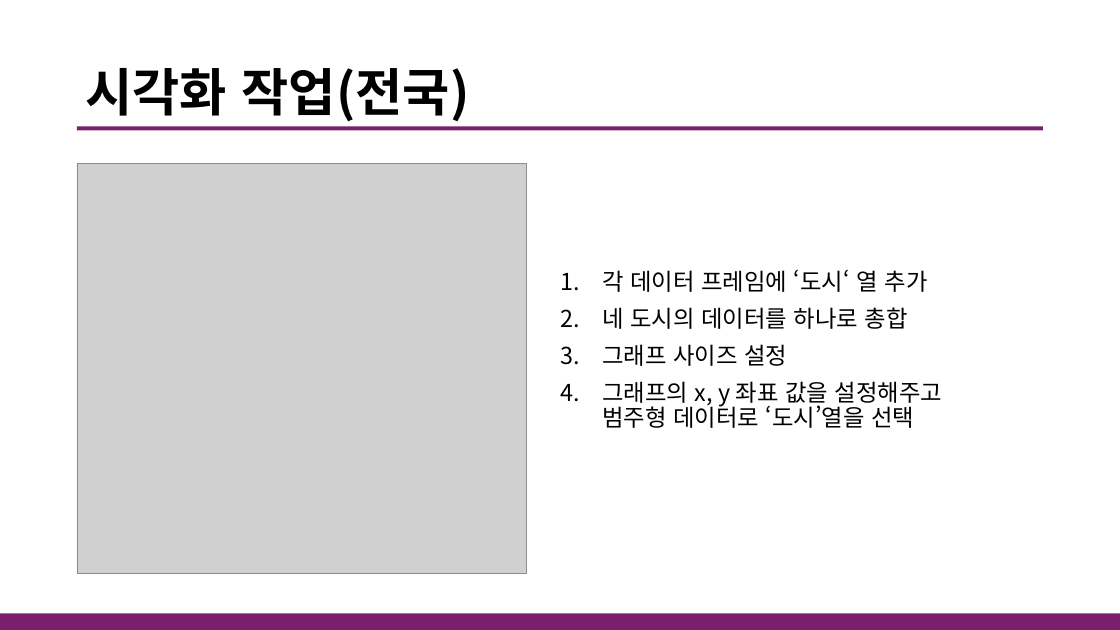
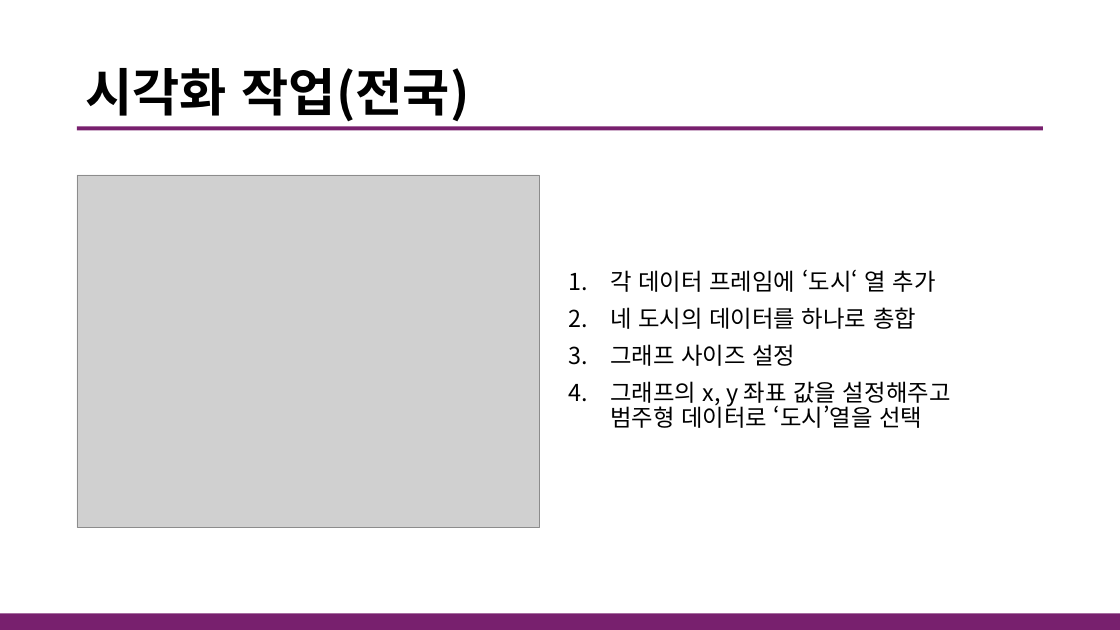
Before and after one commit to oneiric577/BigData-Project_2025, a slide deck: slide 15 of 202144022(KSS_Big_Data).pptx. Drawn at 1120x630 pixels with LibreOffice and Linux fonts; fonts in the diff are those of the drawing; grey boxes stand for pictures. Boxes give left, top, right and bottom in pixels: in the first picture for what was removed or moved away, otherwise in the second. Text is boxed around its words. In the diff, an @@ line names an element or a change of style, - is before the commit and + after.

```diff
--- a/202144022(KSS_Big_Data).pptx
+++ b/202144022(KSS_Big_Data).pptx
@@ picture: place and size @@
-picture at <box>77,164,527,573</box>
+picture at <box>77,175,539,528</box>
@@ text "각 데이터 프레임에 ‘도시‘ 열 ...": place and size @@
-text "각 데이터 프레임에 ‘도시‘ 열 ..." at <box>602,270,942,428</box>
+text "각 데이터 프레임에 ‘도시‘ 열 ..." at <box>610,270,950,428</box>
```
Also in this commit, not shown: 4 other slides changed, 1 other file.
